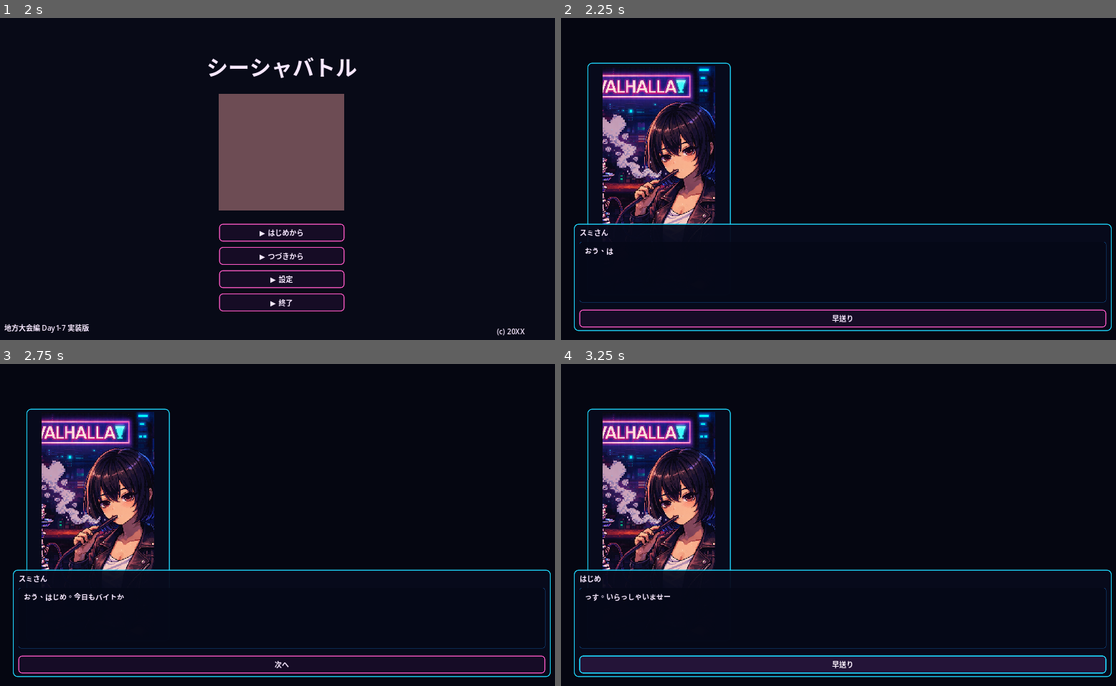
Above: before the commit, frames 1-4 (two rows, left to right).
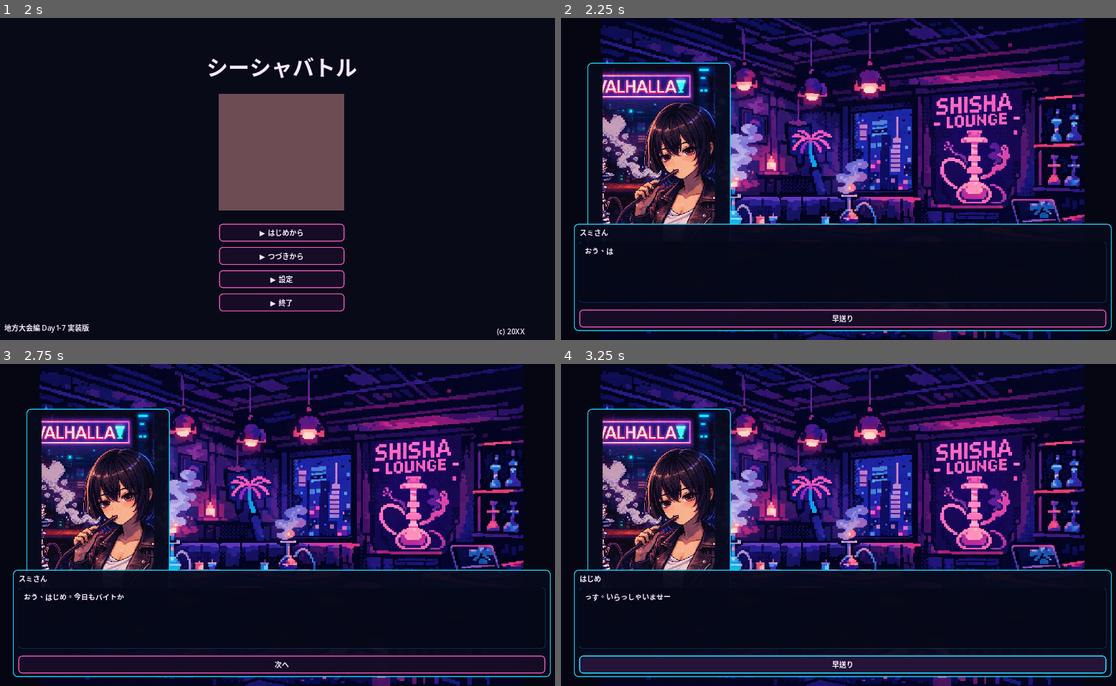
Above: after the commit, the same moments.

Repository: haseatsu114514-dot/shisha-game
Game: Godot game, scene res://scenes/title/title_screen.tscn
The game is run twice, just before and just after one commit, with the same random seed, the same clock (stepped at 60 frames per second) and the same inputs.
Inputs:
- Up to frame 1 (2 s): click "▶ つづきから" at 0.5 s; click "戻る" at 1.25 s
- Up to frame 2 (2.25 s): click "▶ はじめから" at 2 s
- Up to frame 3 (2.75 s): no input
- Up to frame 4 (3.25 s): click "次へ" at 2.75 s

Frame 1 is identical in both runs. In frame 2, 31% of the frame differs, in the area x 7-95%, y 0-100%; in frame 3, 31%; in frame 4, 31%.

Commit message:
Set chillhouse background image and show it in baito/dialogue scenes

Diff:
--- a/scenes/daily/baito.tscn
+++ b/scenes/daily/baito.tscn
@@ -1,6 +1,7 @@
-[gd_scene load_steps=2 format=3]
+[gd_scene load_steps=3 format=3]
 
 [ext_resource type="Script" path="res://scripts/daily/baito.gd" id="1"]
+[ext_resource type="Texture2D" path="res://assets/backgrounds/bg_chillhouse_inside.png" id="2"]
 
 [node name="Baito" type="Control"]
 layout_mode = 3
@@ -9,12 +10,14 @@
 anchor_bottom = 1.0
 script = ExtResource("1")
 
-[node name="Background" type="ColorRect" parent="."]
+[node name="Background" type="TextureRect" parent="."]
 layout_mode = 1
 anchors_preset = 15
 anchor_right = 1.0
 anchor_bottom = 1.0
-color = Color(0.0941176, 0.0313726, 0.105882, 1)
+texture = ExtResource("2")
+expand_mode = 1
+stretch_mode = 5
 
 [node name="Panel" type="PanelContainer" parent="."]
 layout_mode = 1
--- a/scenes/dialogue/dialogue_box.tscn
+++ b/scenes/dialogue/dialogue_box.tscn
@@ -15,6 +15,15 @@
 anchor_right = 1.0
 anchor_bottom = 1.0
 color = Color(0.0196078, 0.0235294, 0.0666667, 1)
+
+[node name="BackgroundImage" type="TextureRect" parent="."]
+unique_name_in_owner = true
+layout_mode = 1
+anchors_preset = 15
+anchor_right = 1.0
+anchor_bottom = 1.0
+expand_mode = 1
+stretch_mode = 5
 
 [node name="PortraitFrame" type="PanelContainer" parent="."]
 layout_mode = 1
--- a/scripts/daily/baito.gd
+++ b/scripts/daily/baito.gd
@@ -237,7 +237,8 @@
 		GameManager.queue_dialogue(
 			"res://data/dialogue/ch1_main.json",
 			"ch1_day5_sumi_story",
-			"res://scenes/daily/map.tscn"
+			"res://scenes/daily/map.tscn",
+			{"bg": "res://assets/backgrounds/bg_chillhouse_inside.png"}
 		)
 		get_tree().change_scene_to_file("res://scenes/dialogue/dialogue_box.tscn")
 		return
--- a/scripts/title/title_screen.gd
+++ b/scripts/title/title_screen.gd
@@ -22,7 +22,11 @@
 		"res://data/dialogue/ch1_main.json",
 		"ch1_opening",
 		"res://scenes/daily/morning_phone.tscn",
-		{"set_flag": "ch1_sumi_first_talk", "morning_notice": "大会まであと7日"}
+		{
+			"set_flag": "ch1_sumi_first_talk",
+			"morning_notice": "大会まであと7日",
+			"bg": "res://assets/backgrounds/bg_chillhouse_inside.png"
+		}
 	)
 	get_tree().change_scene_to_file("res://scenes/dialogue/dialogue_box.tscn")
 
--- a/scripts/ui/dialogue_box.gd
+++ b/scripts/ui/dialogue_box.gd
@@ -12,6 +12,7 @@
 @onready var advance_button: Button = %AdvanceButton
 @onready var typing_timer: Timer = %TypingTimer
 @onready var portrait_rect: TextureRect = %CharacterPortrait
+@onready var background_image: TextureRect = %BackgroundImage
 
 var _line_queue: Array = []
 var _branches: Dictionary = {}
@@ -37,6 +38,7 @@
 	advance_button.pressed.connect(_on_advance_button_pressed)
 	typing_timer.timeout.connect(_on_typing_timer_timeout)
 	_load_dialogue_request_if_exists()
+	_apply_background_from_metadata()
 	if not _load_dialogue_data():
 		text_label.text = "会話データを読み込めませんでした。"
 		advance_button.text = "戻る"
@@ -53,6 +55,21 @@
 	dialogue_id = str(queued.get("id", dialogue_id))
 	next_scene_path = str(queued.get("next_scene", next_scene_path))
 	_metadata = queued.get("metadata", {})
+
+
+func _apply_background_from_metadata() -> void:
+	background_image.texture = null
+	if not _metadata.has("bg"):
+		return
+	var path = str(_metadata.get("bg", ""))
+	if path == "":
+		return
+	if not ResourceLoader.exists(path):
+		return
+	var tex = load(path)
+	if tex == null:
+		return
+	background_image.texture = tex
 
 
 func _load_dialogue_data() -> bool:
Binary file changed: assets/backgrounds/bg_chillhouse_inside.png
